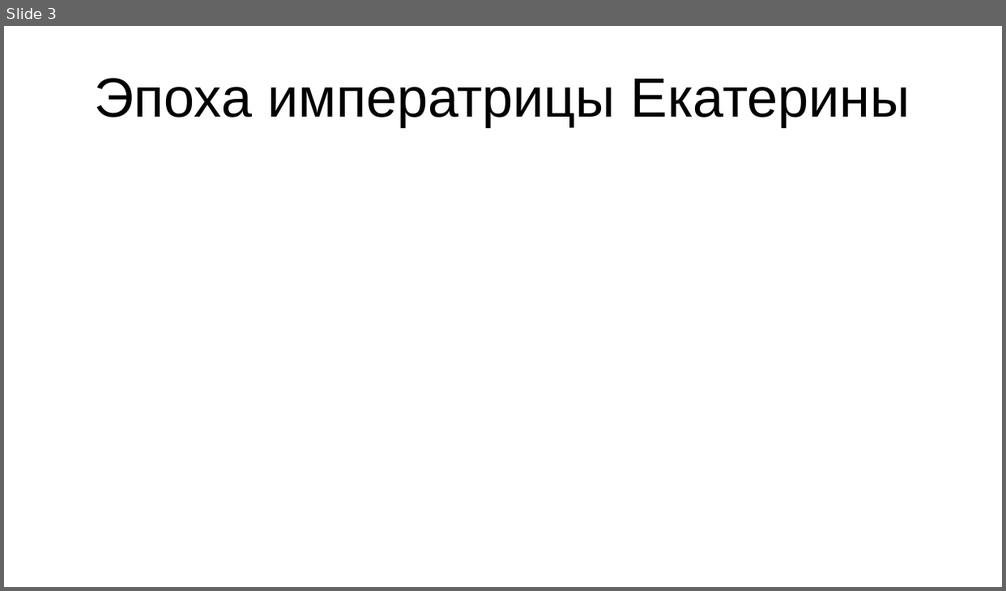
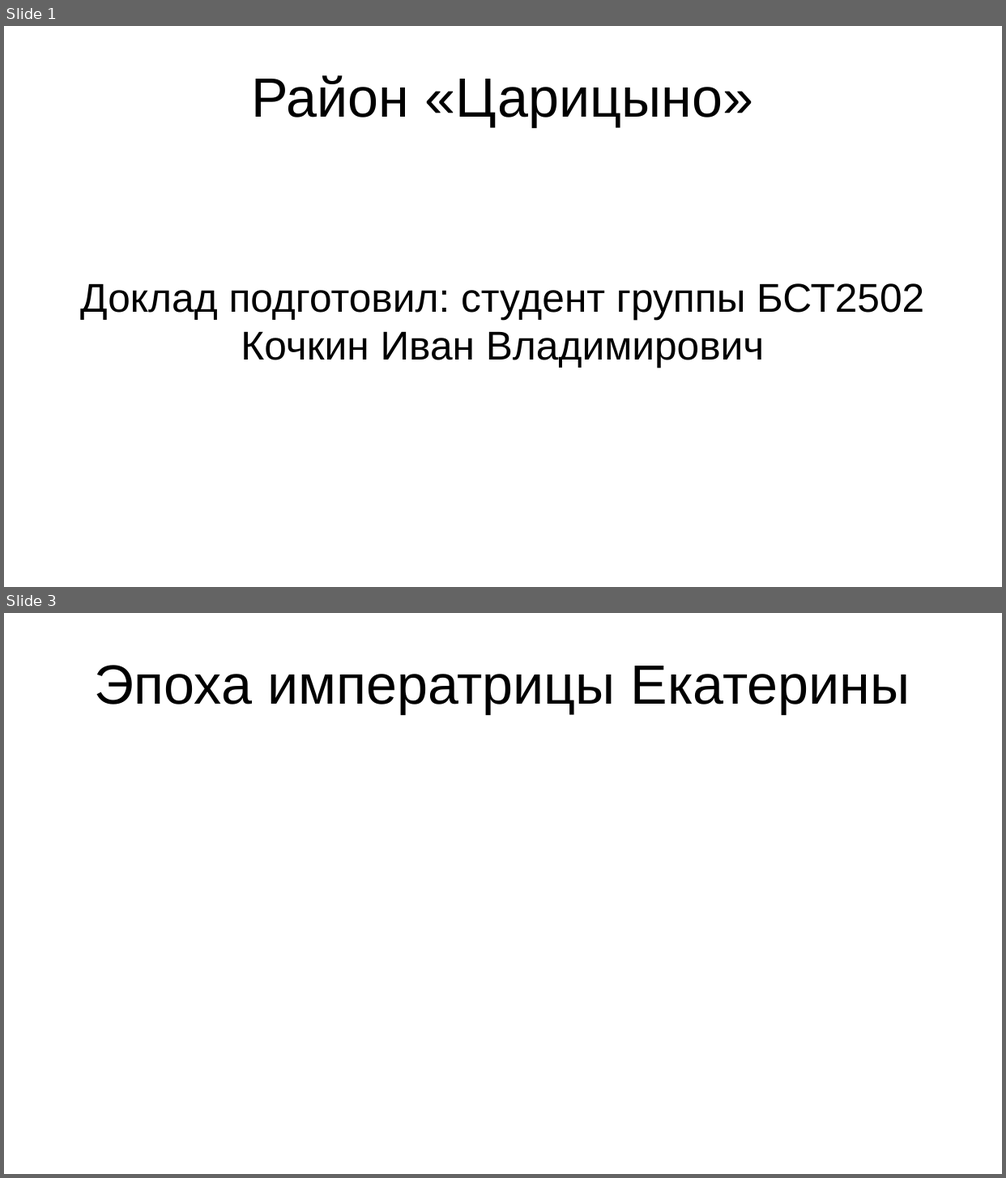
Before and after one commit to Astolfo-femboy-UwU/urban-octo-barnacle, a slide deck: История/История района Царицыно.pptx. Shown one above the other, each under a label of ours: slide 3 before the commit, slides 1 and 3 after it; the slides between them are not shown. The pictures are 1006x591 and 1006x1178 pixels, drawn with LibreOffice and Linux fonts; fonts in the diff are those of the drawing. Boxes give left, top, right and bottom in pixels: in the first picture for what was removed or moved away, otherwise in the second. Text is boxed around its words. In the diff, an @@ line names an element or a change of style, - is before the commit and + after.

```diff
--- a/История/История района Царицыно.pptx
+++ b/История/История района Царицыно.pptx
@@ slide 1 added at bbox=[4, 26, 1002, 587], background #FFFFFF @@
@@ title added at bbox=[252, 75, 754, 127], 44 pt, text #000000 @@
+Район «Царицыно»
@@ subtitle added at bbox=[80, 284, 924, 368], 32 pt, text #000000 @@
+Доклад подготовил: студент группы БСТ2502 Кочкин Иван Владимирович
```
Also in this commit, not shown: 1 slide changed, 1 slide removed, 4 other files.
